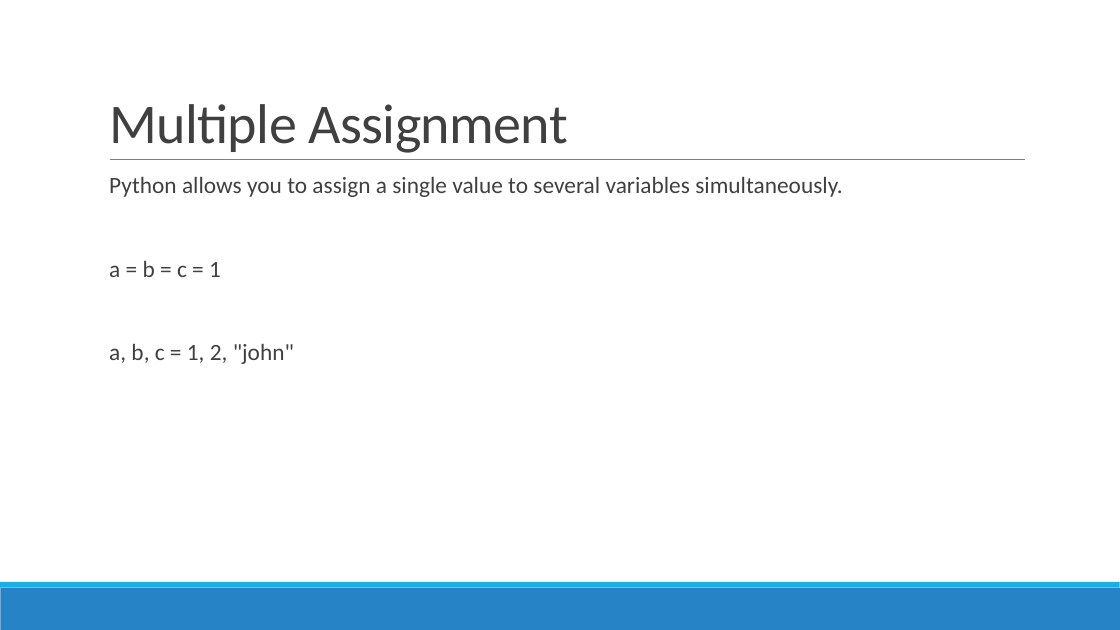
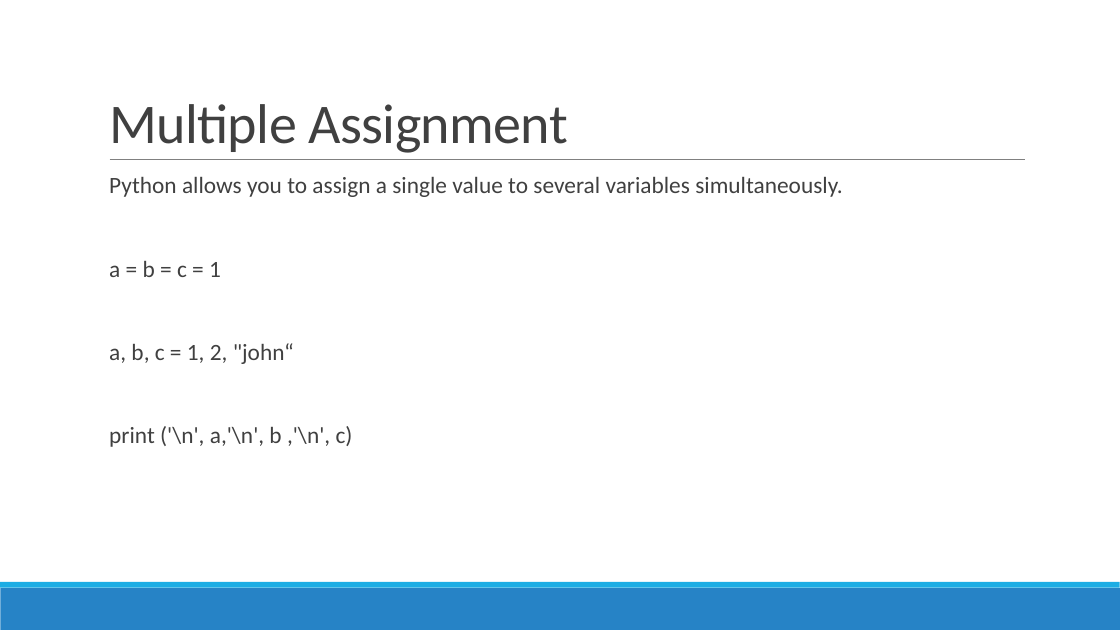
Before and after one commit to siddharth1k/Building-Web-Applications-with-Python, a slide deck: slide 17 of Session5 -Python.pptx. Drawn at 1120x630 pixels with LibreOffice and Linux fonts; fonts in the diff are those of the drawing. Boxes give left, top, right and bottom in pixels: in the first picture for what was removed or moved away, otherwise in the second. Text is boxed around its words. In the diff, an @@ line names an element or a change of style, - is before the commit and + after.

```diff
--- a/Session5 -Python.pptx
+++ b/Session5 -Python.pptx
@@ text at bbox=[109, 343, 353, 447]: text changed @@
-  a, b, c = 1, 2, "john"
+  a, b, c = 1, 2, "john“
+  print ('\n', a,'\n', b ,'\n', c)
```
Also in this commit, not shown: 1 other slide changed.
